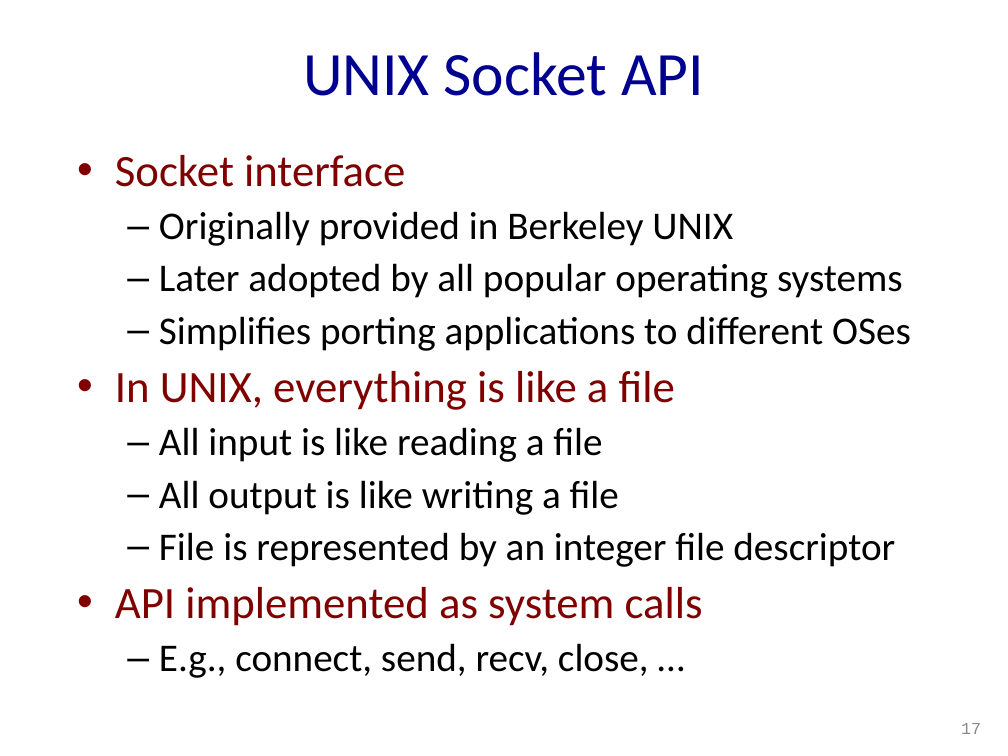
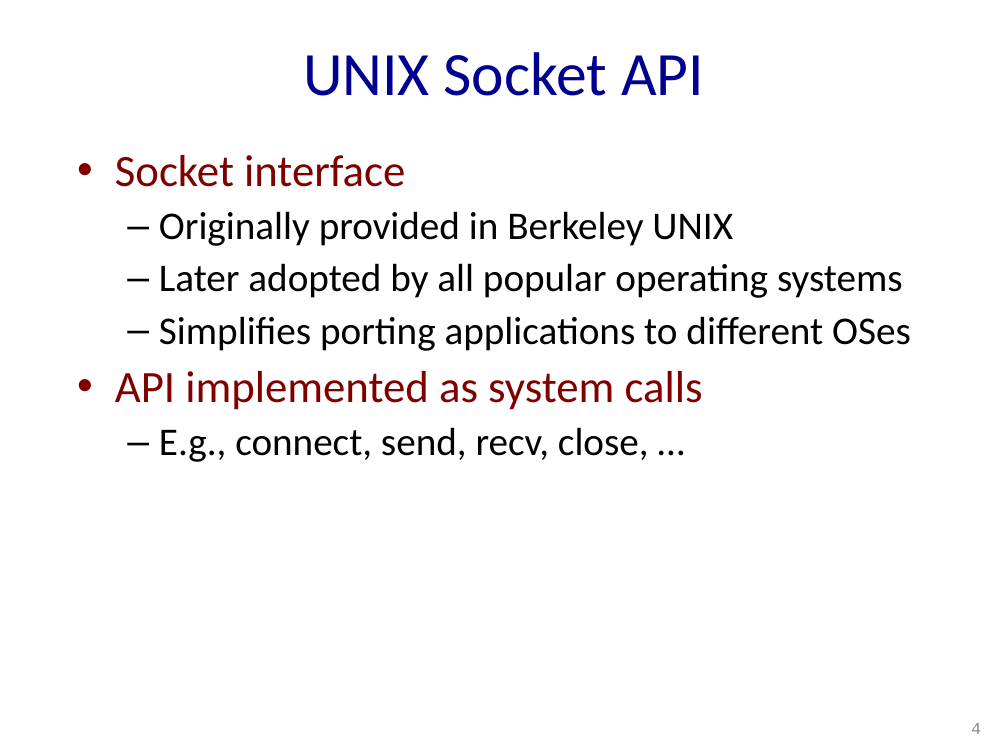
Before and after one commit to sepehrabdous/Computer_Networks_Spring21, a slide deck: slide 4 of assignment0/presentation_slides/socket_programming.ppt (slide 17 before the commit). Drawn at 1008x756 pixels with LibreOffice and Linux fonts; fonts in the diff are those of the drawing. Boxes give left, top, right and bottom in pixels: in the first picture for what was removed or moved away, otherwise in the second. Text is boxed around its words. In the diff, an @@ line names an element or a change of style, - is before the commit and + after.

```diff
--- a/assignment0/presentation_slides/socket_programming.ppt
+++ b/assignment0/presentation_slides/socket_programming.ppt
@@ text at bbox=[115, 371, 895, 567]: paragraphs removed @@
-• In UNIX, everything is like a file
-  – All input is like reading a file
-  – All output is like writing a file
-  – File is represented by an integer file descriptor
@@ page number at bbox=[971, 723, 981, 734]: text changed @@
-17
+4
```
Also in this commit, not shown: 1 other slide changed, 10 slides removed.
